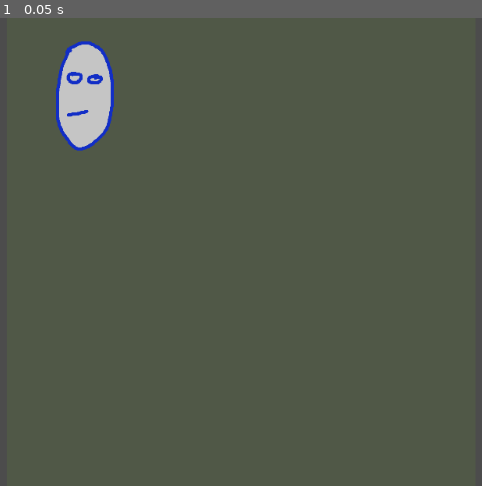
Above: before the commit, frame 1.
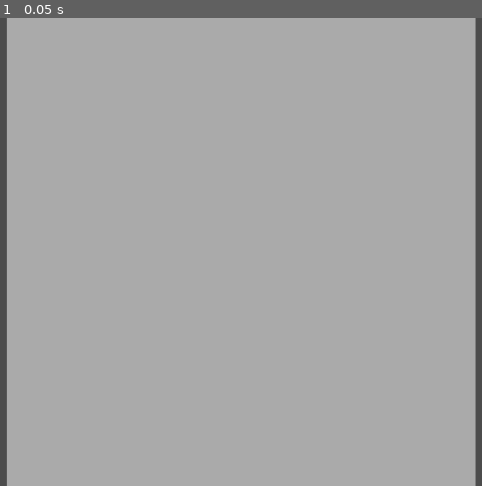
Above: after the commit, the same moment.

Repository: Humberd/the_game
Game: Godot game, scene res://main_scene.tscn
Two runs of this game, one before a commit and one after it. Both use one fixed random seed, a clock stepped at 60 frames per second and the inputs below.
Inputs:
- Up to frame 1 (0.05 s): no input

The runs differ from the first frame. In frame 1, 97% of the frame differs, in the area x 1-99%, y 0-100%.

Commit message:
We can now authenticate a user and store its representation on a server side

Diff:
--- a/client/project.godot
+++ b/client/project.godot
@@ -10,18 +10,12 @@
 
 _global_script_classes=[ {
 "base": "Node2D",
-"class": "CreatureController",
+"class": "MainPlayerController",
 "language": "GDScript",
-"path": "res://scripts/creature_controller.gd"
-}, {
-"base": "Node2D",
-"class": "PlayerController",
-"language": "GDScript",
-"path": "res://scripts/player_controller.gd"
+"path": "res://scripts/main_player_controller.gd"
 } ]
 _global_script_class_icons={
-"CreatureController": "",
-"PlayerController": ""
+"MainPlayerController": ""
 }
 
 [application]
--- a/client/scripts/creature_controller.gd
+++ /dev/null
@@ -1,8 +0,0 @@
-extends Node2D
-
-class_name CreatureController
-
-export (float) var speed = 2;
-
-func overwritePosition(position: Vector2):
-	translate(position);
--- a/client/scripts/game_plane_controller.gd
+++ b/client/scripts/game_plane_controller.gd
@@ -4,7 +4,7 @@
 # Declare member variables here. Examples:
 # var a = 2
 # var b = "text"
-var player_node: Node2D;
+var main_player: MainPlayerController;
 
 
 # Called when the node enters the scene tree for the first time.
@@ -15,8 +15,7 @@
 	var viewport = $Viewport;
 
 	createBackground(plane, viewport);
-	loadPlayerNode(plane);
-
+	loginMainPlayer(plane)
 
 func createBackground(plane: Node2D, viewport: Viewport):
 	var sprite = Sprite.new();
@@ -25,23 +24,32 @@
 	sprite.centered = false;
 	sprite.region_enabled = true;
 	sprite.region_rect = Rect2(Vector2(0, 0), Vector2(viewport.size.x, viewport.size.y));
-	sprite.modulate = Color("515948")
+	sprite.modulate = Color("ababab")
 
 	plane.add_child(sprite);
 
-func loadPlayerNode(plane: Node2D):
+func loginMainPlayer(plane: Node2D):
+	ActionSender.sendAuthLogin(1)
+
+#	loadMainPlayer(plane);
+
+
+func loadMainPlayer(plane: Node2D):
 	var sprite = Sprite.new();
 	sprite.texture = load("res://assets/player_avatar.png");
 	sprite.name = "Sprite";
 	sprite.centered = true;
 	sprite.scale = Vector2(0.35, 0.35);
 
+	var script = load("res://scripts/main_player_controller.gd");
+
 	var node = Node2D.new();
 	node.add_child(sprite);
 	node.name = "Player";
-	node.set_script(load("res://scripts/player_controller.gd"));
+	node.set_script(script);
 
-	plane.add_child(node);
+	plane.add_child(node)
+	main_player = node;
 
 # Called every frame. 'delta' is the elapsed time since the previous frame.
 #func _process(delta):
--- a/client/scripts/global/action_sender.gd
+++ b/client/scripts/global/action_sender.gd
@@ -1,7 +1,52 @@
 extends Node2D
 
+var CONNECTION_HELLO = 0x00
+var DISCONNECT = 0x01
+var AUTH_LOGIN = 0x05
 var POSITION_CHANGE = 0x10
 
+func _ready():
+	sendHello()
+
+func _exit_tree():
+	sendDisconnect()
+
+func prepareShortHeader(type: int) -> Array:
+	var arr = [0x69, 0x69, 0x69, 0x69]
+	putShort(arr, type);
+
+	return arr
+
+func putByte(arr: Array, value: int):
+	arr.append(value & 0xff)
+
+func putShort(arr: Array, value: int):
+	arr.append(value & 0xff00)
+	arr.append(value & 0x00ff)
+
+func putInt(arr: Array, value: int):
+	arr.append(value & 0xff000000)
+	arr.append(value & 0x00ff0000)
+	arr.append(value & 0x0000ff00)
+	arr.append(value & 0x000000ff)
+
+
+#--------------------------
+
+func sendHello():
+	var data = prepareShortHeader(CONNECTION_HELLO)
+	UdpClient.sendRaw(data)
+
+func sendDisconnect():
+	var data = prepareShortHeader(DISCONNECT)
+	UdpClient.sendRaw(data)
+
+func sendAuthLogin(id: int):
+	var data = prepareShortHeader(AUTH_LOGIN)
+	putInt(data, id)
+	UdpClient.sendRaw(data)
+
 func sendPositionChange(mask: int):
-
-	UdpClient.sendRaw([0x69, 0x69, 0x69, 0x00, POSITION_CHANGE, mask])
+	var data = prepareShortHeader(POSITION_CHANGE)
+	putByte(data, mask)
+	UdpClient.sendRaw(data)
--- a/client/scripts/global/udp_client.gd
+++ b/client/scripts/global/udp_client.gd
@@ -1,13 +1,7 @@
-extends Node
-
-# Declare member variables here. Examples:
-# var a = 2
-# var b = "text"
+extends Node2D
 
 var udp: PacketPeerUDP;
 
-
-# Called when the node enters the scene tree for the first time.
 func _ready():
 	udp = PacketPeerUDP.new();
 	udp.set_dest_address("127.0.0.1", 4445)
--- a/client/scripts/player_controller.gd
+++ b/client/scripts/main_player_controller.gd
@@ -1,9 +1,9 @@
 extends Node2D
 
-class_name PlayerController
+class_name MainPlayerController
 
 func _ready():
-	print("Hello from Player Controller");
+	print("Hello from Main Player Controller");
 	position = Vector2(100,100)
 
 func _physics_process(delta):
Not shown, changed: server/build.gradle.kts
Not shown, changed: server/src/main/kotlin/Main.kt
Not shown, changed: server/src/main/kotlin/core/GameActionHandler.kt
Not shown, added: server/src/main/kotlin/core/GameState.kt
Not shown, added: server/src/main/kotlin/core/PlayerCharacter.kt
Not shown, added: server/src/main/kotlin/core/StateChangeNotifier.kt
Not shown, added: server/src/main/kotlin/core/types/ActionResult.kt
Not shown, changed: server/src/main/kotlin/core/types/Direction.kt
Not shown, added: server/src/main/kotlin/core/types/PID.kt
Not shown, added: server/src/main/kotlin/infrastructure/UdpClient.kt
Not shown, added: server/src/main/kotlin/infrastructure/UdpClientStore.kt
Not shown, changed: server/src/main/kotlin/infrastructure/UdpPacketHandler.kt
(and 4 more such lines)
